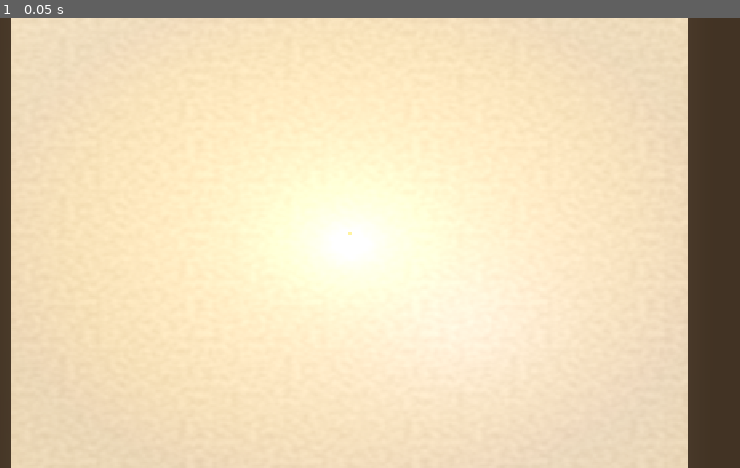
Above: before the commit, frame 1.
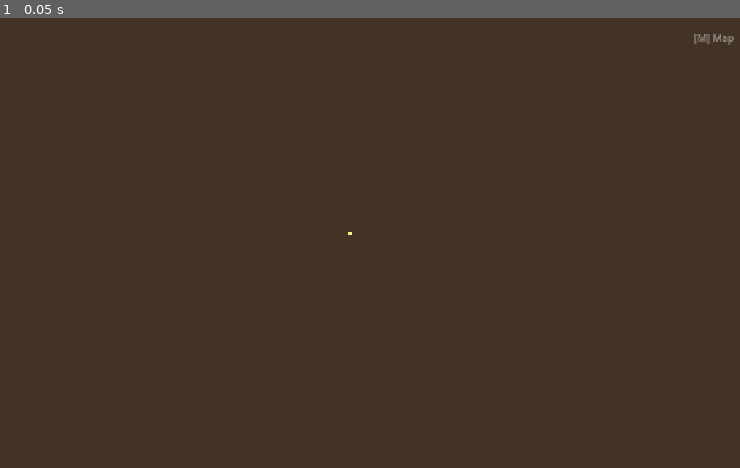
Above: after the commit, the same moment.

Repository: DaRipper91/storyforge
Game: Godot game, scene res://scenes/Tabletop.tscn
The game is run twice, just before and just after one commit, with the same random seed, the same clock (stepped at 60 frames per second) and the same inputs. This scene is started directly instead of the project's main scene.
Inputs:
- Up to frame 1 (0.05 s): no input

The runs differ from the first frame. In frame 1, 92% of the frame differs, in the area x 1-100%, y 0-100%.
Error before the commit: Parse Error: Cannot infer the type of "size" variable because the value doesn't have a set type. (res://scripts/Tabletop.gd:1520)

Commit message:
Fix: GDScript type-inference errors in void floor and torch functions
Replace := inference on max()/array-element expressions with explicit
float/int types so GDScript strict mode doesn't treat Variant inferences
as parse errors (max→maxi, off[n]→int(off[n]), frac explicit float).

Co-Authored-By: Claude Sonnet 4.6 <noreply@anthropic.com>

Diff:
--- a/godot/scripts/Tabletop.gd
+++ b/godot/scripts/Tabletop.gd
@@ -1517,7 +1517,7 @@
 func _build_void_floor(w: int, h: int) -> void:
 	var cx := (w - 1) * CELL_SIZE * 0.5
 	var cz := (h - 1) * CELL_SIZE * 0.5
-	var size := max(w, h) * CELL_SIZE * 6.0
+	var size: float = float(maxi(w, h)) * CELL_SIZE * 6.0
 
 	# Large dark cavern floor extending beyond room bounds
 	var void_sm := ShaderMaterial.new()
@@ -1544,8 +1544,8 @@
 	# Scatter cave boulders and rubble around the perimeter
 	var rng := RandomNumberGenerator.new()
 	rng.seed = hash(w * 1000 + h)
-	var min_d := max(w, h) * 0.55 * CELL_SIZE
-	var max_d := max(w, h) * 1.8 * CELL_SIZE
+	var min_d: float = float(maxi(w, h)) * 0.55 * CELL_SIZE
+	var max_d: float = float(maxi(w, h)) * 1.8 * CELL_SIZE
 
 	for _i in range(45):
 		var angle := rng.randf() * TAU
@@ -1620,9 +1620,9 @@
 			if (x + y) % 5 != 0:
 				continue
 			for off in [[0,1],[0,-1],[1,0],[-1,0]]:
-				var nx2 := x + off[0]
-				var ny2 := y + off[1]
-				var ni  := ny2 * w + nx2
+				var nx2: int = x + int(off[0])
+				var ny2: int = y + int(off[1])
+				var ni: int  = ny2 * w + nx2
 				if nx2 >= 0 and nx2 < w and ny2 >= 0 and ny2 < h and ni < cells.size():
 					if cells[ni].get("terrain", "floor") in ["floor", "door"]:
 						torch_pos.append(Vector3(x * CELL_SIZE, 1.4, y * CELL_SIZE))
@@ -1686,7 +1686,7 @@
 	bar.name = "HPBar"
 	bar.position = Vector3(0.0, 1.35, 0.0)
 
-	var frac := clamp(float(hp) / float(max(1, hp_max)), 0.0, 1.0)
+	var frac: float = clamp(float(hp) / float(maxi(1, hp_max)), 0.0, 1.0)
 	var bar_w := 0.62
 
 	# Background (dark maroon)
